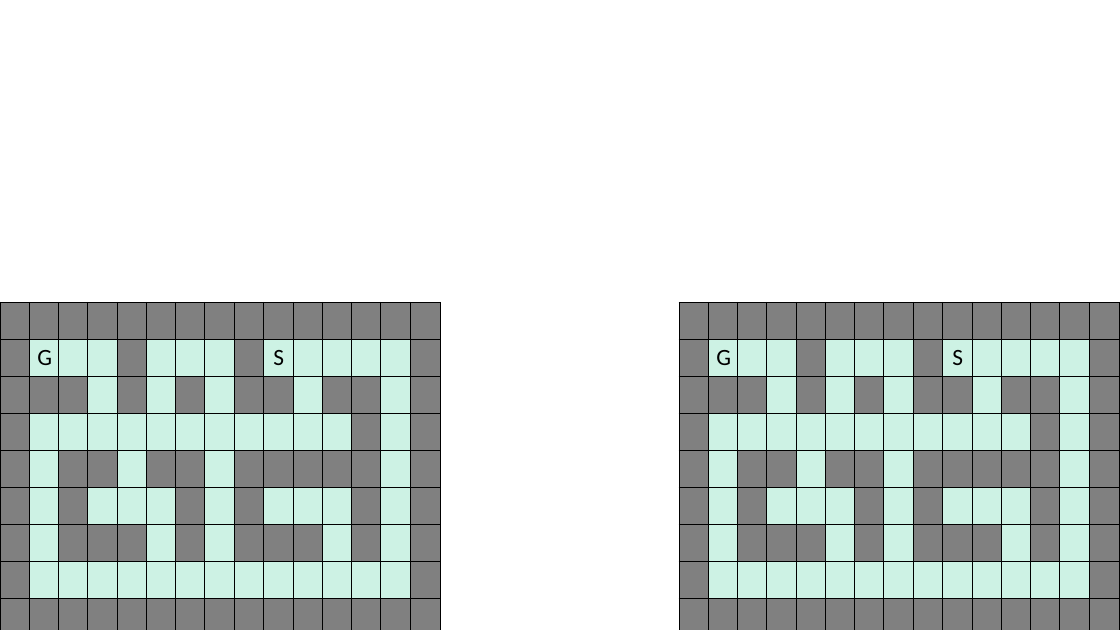
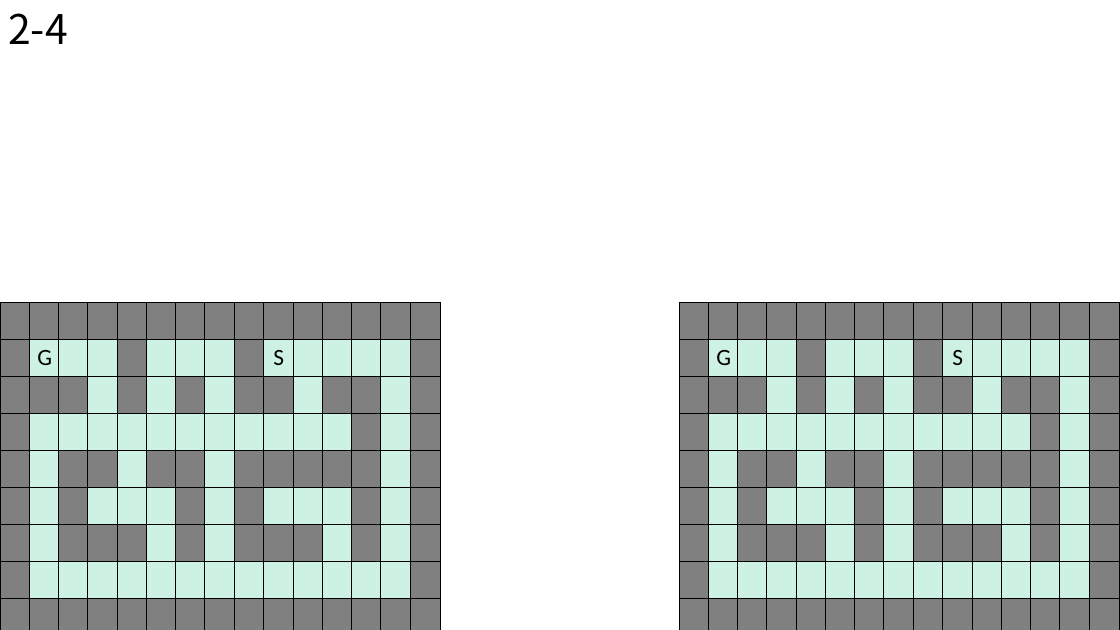
Before and after one commit to BSF0124/Brain-Control, a slide deck: slide 14 of etc/레벨디자인.pptx (slide 13 before the commit). Drawn at 1120x630 pixels with LibreOffice and Linux fonts; fonts in the diff are those of the drawing. Boxes give left, top, right and bottom in pixels: in the first picture for what was removed or moved away, otherwise in the second. Text is boxed around its words. In the diff, an @@ line names an element or a change of style, - is before the commit and + after.

```diff
--- a/etc/레벨디자인.pptx
+++ b/etc/레벨디자인.pptx
@@ text added at [8, 13, 68, 44], 35 pt, text #000000 @@
+2-4
```
Also in this commit, not shown: 1 other slide changed, 2 slides added, 9 other files.
